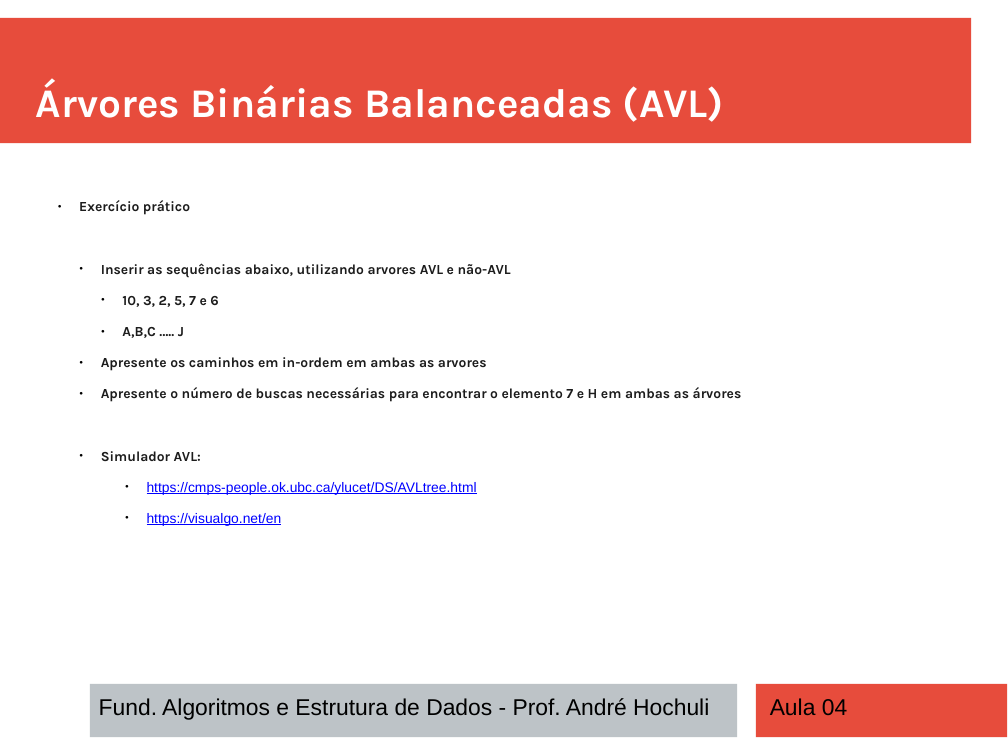
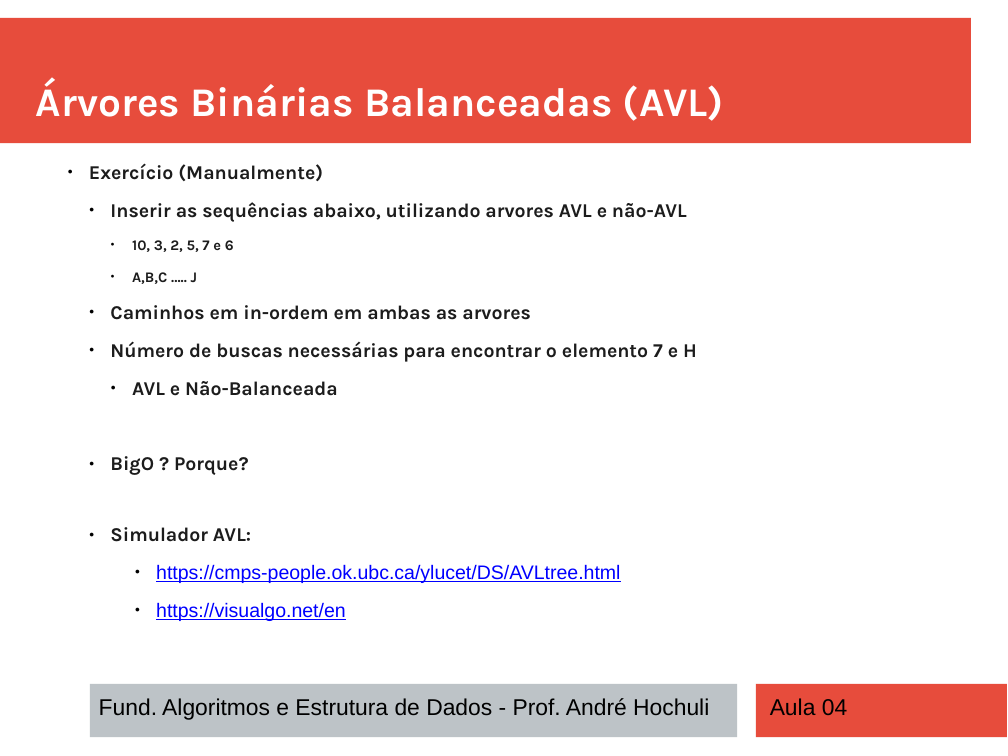
Before and after one commit to andrehochuli/teaching, a slide deck: slide 24 of DataStructuresAndAlgorithms/Lecture 04 - Trees/Aula 04 - Trees.pptx (slide 20 before the commit). Drawn at 1008x756 pixels with LibreOffice and Linux fonts; fonts in the diff are those of the drawing. Boxes give left, top, right and bottom in pixels: in the first picture for what was removed or moved away, otherwise in the second. Text is boxed around its words. In the diff, an @@ line names an element or a change of style, - is before the commit and + after.

```diff
--- a/DataStructuresAndAlgorithms/Lecture 04 - Trees/Aula 04 - Trees.pptx
+++ b/DataStructuresAndAlgorithms/Lecture 04 - Trees/Aula 04 - Trees.pptx
@@ text "Exercício (Manualmente)": place and size @@
-text "Exercício (Manualmente)" at (79,200,742,526)
+text "Exercício (Manualmente)" at (89,163,697,621)
@@ text at (89,163,323,181): text changed; size 10.9 to 15.3 pt @@
-  ● Exercício prático
+  ● Exercício (Manualmente)
@@ text at (110,202,687,621): size 10.9 to 15.3 pt in "Inserir as sequências abaixo, utilizando arvores AVL ...", "Simulador AVL:", "https://cmps-people.ok.ubc.ca/ylucet/DS/AVLtree.html", "https://visualgo.net/en"; size 10.9 to 11.5 pt in "10, 3, 2, 5, 7 e 6", "A,B,C ….. J" @@
@@ text at (110,305,697,475): text changed; size 10.9 to 15.3 pt @@
-    ● Apresente os caminhos em in-ordem em ambas as arvores
-    ● Apresente o número de buscas necessárias para encontrar o elemento 7 e H em ambas as árvores
+    ● Caminhos em in-ordem em ambas as arvores
+    ● Número de buscas necessárias para encontrar o elemento 7 e H
+      ● AVL e Não-Balanceada
+    ● BigO ? Porque?
```
Also in this commit, not shown: 8 other slides changed, 9 other files.
